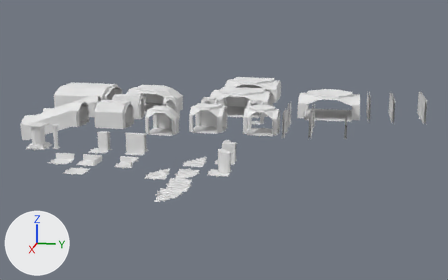
Before and after pictures for a commit that changed the Blender file scenes/components.blend.
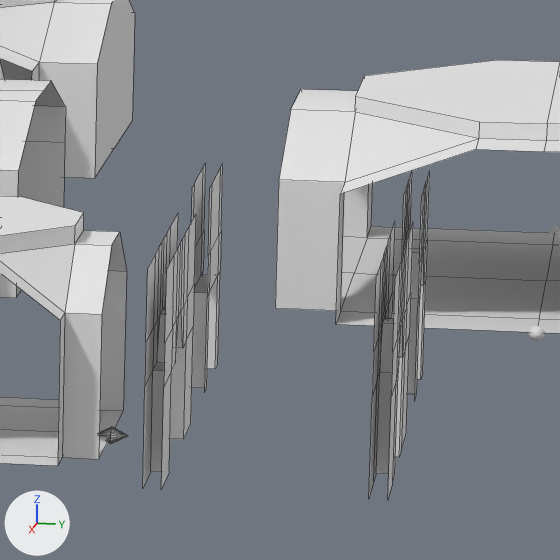
The first picture shows the older version from a 50 mm lens placed at (112.0, 29.0, 39.0), pointed at (-32.0, 0.0, 4.0). The close-ups show both versions on the part from 59% to 74% of the width and 29% to 53% of the height of that picture; other places that the commit changed are outside them. Arrows for +X, +Y and +Z are at lower left; the lights stay in place. The close-ups show mesh edges as thin lines.

Objects in the first close-up: 'doorway_narrow_01', 'doorway_narrow_02', 'doorway_wide_01', 'doorway_wide_02', 'flat.001', 'room_3way_extrawide_01', 'room_4way_extrawide_01', 'room_4way_wide_01'.
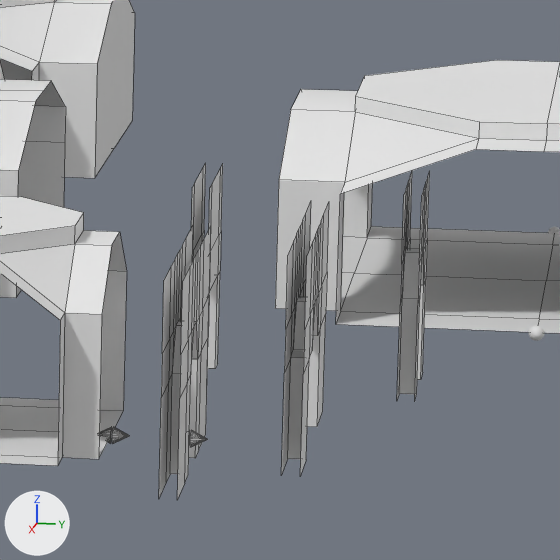
Diff of the bpy script that builds the scene:
```diff
--- a/scenes/components.blend.py
+++ b/scenes/components.blend.py
@@ ob_doorway_wide_02 @@
 ob_doorway_wide_02 = bpy.data.objects.new('doorway_wide_02', me_cube_150)
-ob_doorway_wide_02.location = (-31.2, 20.63, 5.67)
+ob_doorway_wide_02.location = (-32.01, 14.99, 5.2)
@@ ob_doorway_wide_01 @@
 ob_doorway_wide_01 = bpy.data.objects.new('doorway_wide_01', me_cube_159)
-ob_doorway_wide_01.location = (-31.2, 14.63, 5.67)
+ob_doorway_wide_01.location = (-32.04, 18.25, 6.0)
```

Pixel boxes [x1, y1, x2, y2] of what changed, in the close-ups (560 x 560 px):
'doorway_wide_01', moved
    before: [143, 214, 196, 489]
    after: [281, 202, 329, 476]
'doorway_wide_02', moved
    before: [369, 223, 413, 498]
    after: [159, 226, 211, 500]
'>flat.043', moved (not visible before)
    after: [190, 430, 208, 447]
'<flat.044', moved (not visible before)
    after: [189, 430, 190, 443]
